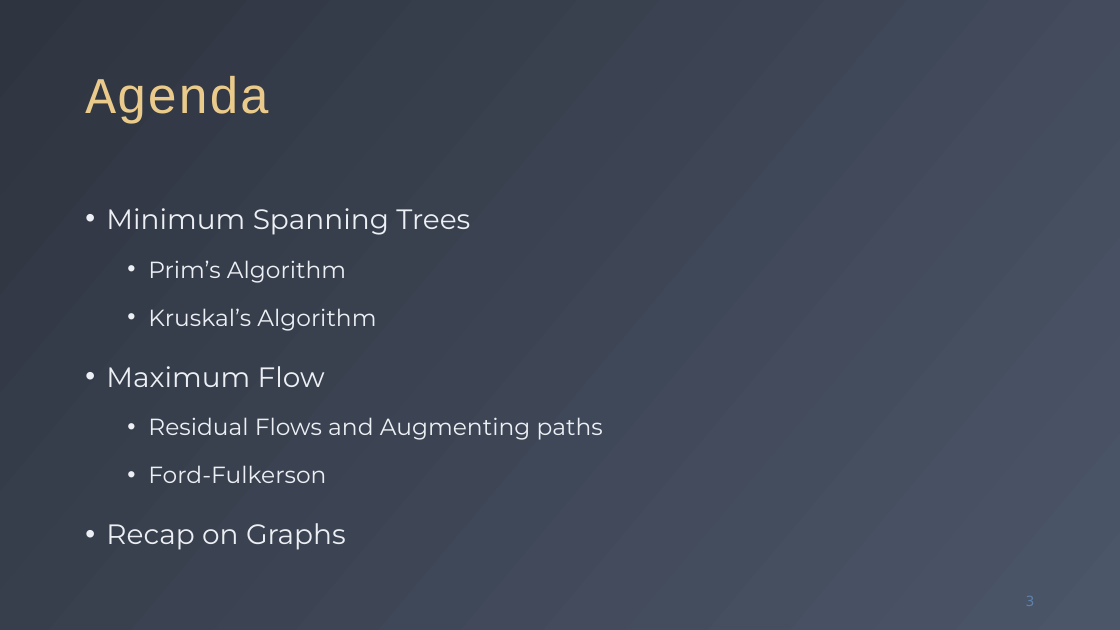
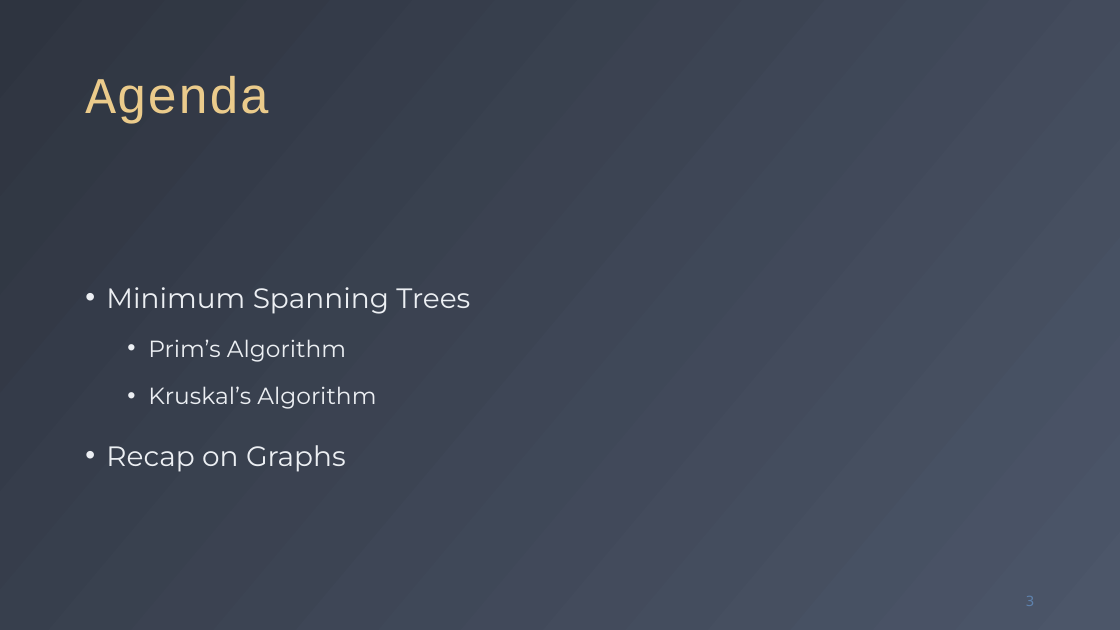
Before and after one commit to fchauvel/ntnu-idata2302-website, a slide deck: slide 3 of source/graphs/mst/_static/mst.pptx. Drawn at 1120x630 pixels with LibreOffice and Linux fonts; fonts in the diff are those of the drawing. Boxes give left, top, right and bottom in pixels: in the first picture for what was removed or moved away, otherwise in the second. Text is boxed around its words. In the diff, an @@ line names an element or a change of style, - is before the commit and + after.

```diff
--- a/source/graphs/mst/_static/mst.pptx
+++ b/source/graphs/mst/_static/mst.pptx
@@ text at (106,366,603,483): paragraphs removed @@
-• Maximum Flow
-  • Residual Flows and Augmenting paths
-  • Ford-Fulkerson
```
Also in this commit, not shown: 2 other slides changed, 2 other files.
